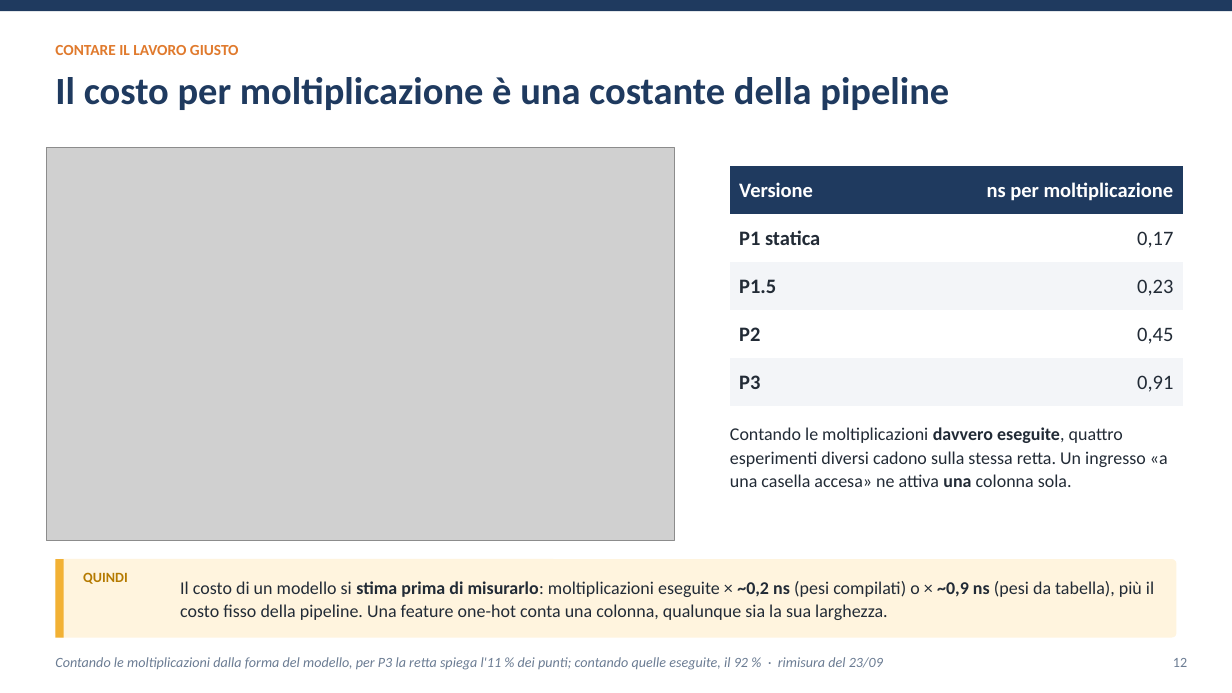
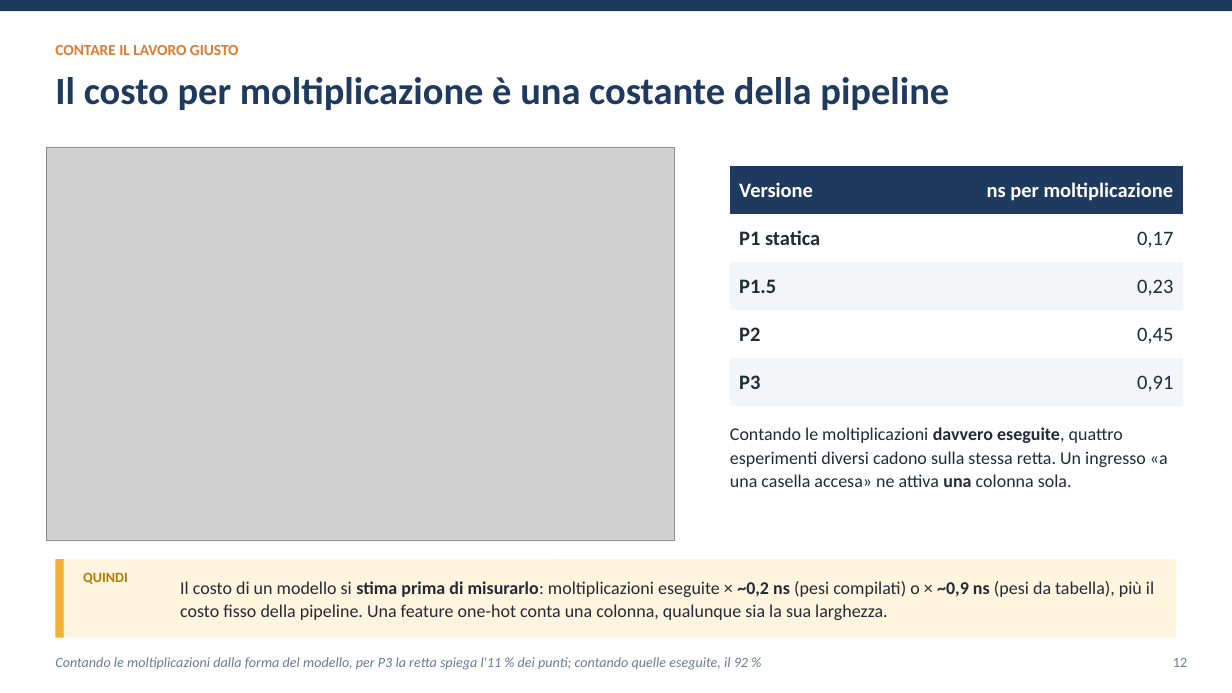
Before and after one commit to ettore-cantile/ipa_lab, a slide deck: slide 12 of docs/Inferenza di una rete neurale nel kernel Linux con eBPF XDP.pptx. Drawn at 1232x693 pixels with LibreOffice and Linux fonts; fonts in the diff are those of the drawing; grey boxes stand for pictures. Boxes give left, top, right and bottom in pixels: in the first picture for what was removed or moved away, otherwise in the second. Text is boxed around its words. In the diff, an @@ line names an element or a change of style, - is before the commit and + after.

```diff
--- a/docs/Inferenza di una rete neurale nel kernel Linux con eBPF XDP.pptx
+++ b/docs/Inferenza di una rete neurale nel kernel Linux con eBPF XDP.pptx
@@ text at bbox=[55, 657, 748, 670]: text changed @@
-Contando le moltiplicazioni dalla forma del modello, per P3 la retta spiega l'11 % dei punti; contando quelle eseguite, il 92 % · rimisura del 23/09
+Contando le moltiplicazioni dalla forma del modello, per P3 la retta spiega l'11 % dei punti; contando quelle eseguite, il 92 %
```
Also in this commit, not shown: 4 other slides changed, 1 slide removed, 6 other files.
